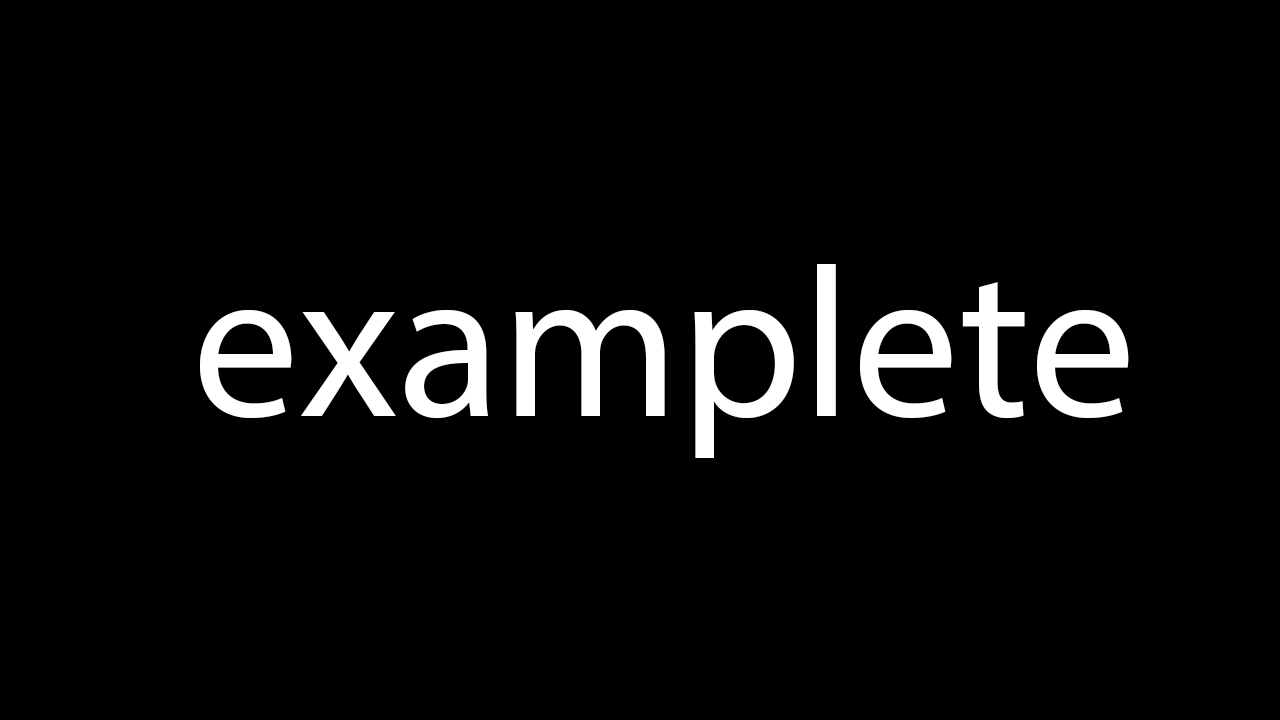
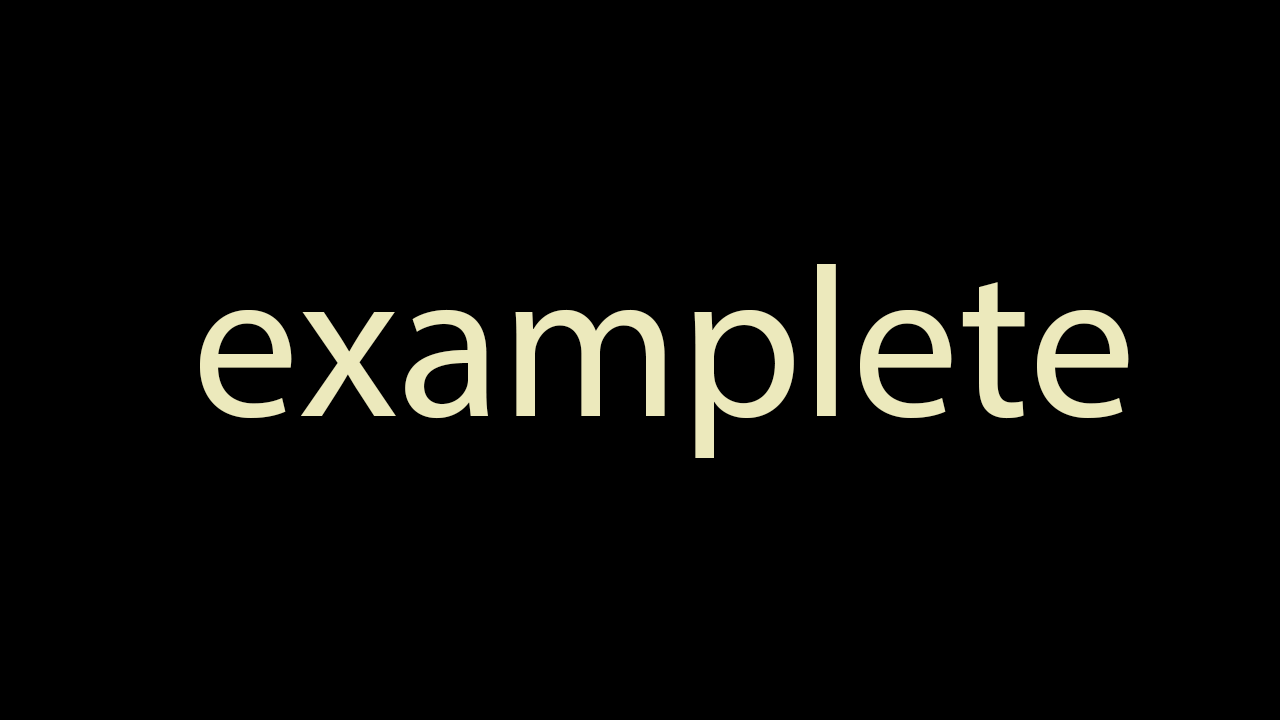
Comparing the layer stacks of the two 1280 × 720 images. Changes:
painted on "examplete" over [200, 264, 1129, 458]
